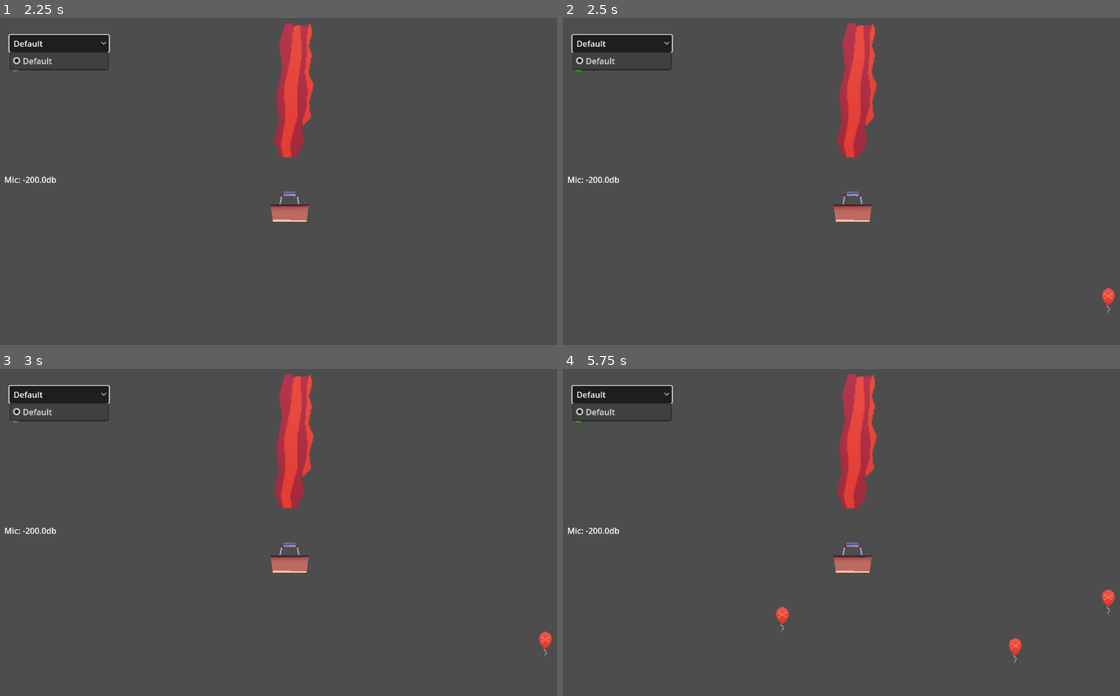
Above: before the commit, frames 1-4 (two rows, left to right).
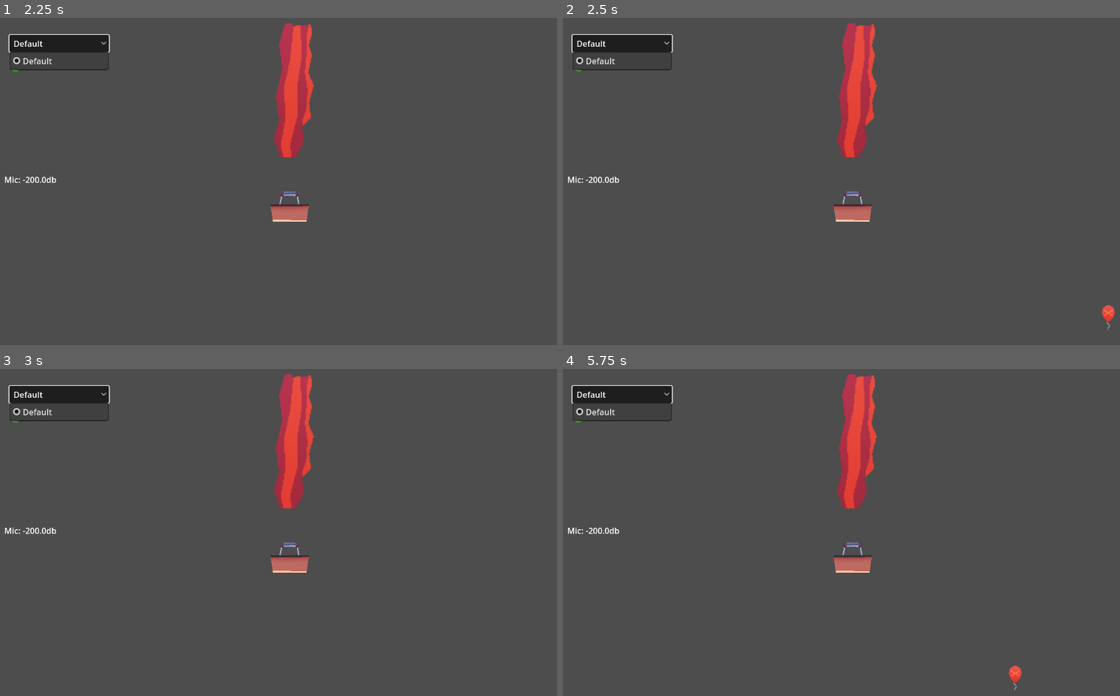
Above: after the commit, the same moments.

Repository: Fabianofski/minijam-191
Game: Godot game, scene res://scenes/game/game.tscn
Two runs of this game, one before a commit and one after it. Both use one fixed random seed, a clock stepped at 60 frames per second and the inputs below.
Inputs (mouse positions are in pixels of both pictures, inside the frame that each line leads up to):
- Up to frame 1 (2.25 s): click "Default" at 0.5 s; click "Default" at 1.25 s; click "Default" at 2 s
- Up to frame 2 (2.5 s): no input
- Up to frame 3 (3 s): move the mouse to (417, 512) at 2.77 s
- Up to frame 4 (5.75 s): move the mouse to (735, 545) at 3.52 s; move the mouse to (913, 457) at 4.27 s; move the mouse to (824, 597) at 5.02 s

Frame 1 is identical in both runs. In frame 2, 0.2% of the frame differs, in the area x 96-100%, y 82-96%; in frame 3, 0.1%; in frame 4, 0.4%, in the area x 38-100%, y 67-99%.

Commit message:
Add: lose condition and screen

Diff:
--- a/project.godot
+++ b/project.godot
@@ -23,6 +23,7 @@
 [autoload]
 
 MicControl="*res://scenes/game/mic_control/mic_control.tscn"
+SignalBus="*res://shared/signal_bus.gd"
 
 [rendering]
 
--- a/scenes/game/air_balloon/air_balloon.gd
+++ b/scenes/game/air_balloon/air_balloon.gd
@@ -1,4 +1,4 @@
-extends Node2D
+extends Area2D
 
 var mouse_pos: Vector2
 var diff: Vector2
@@ -15,3 +15,6 @@
 	var blow_strength = MicControl.get_blow_strength()
 	position.x -= diff.x * speed * delta * blow_strength
 	position.x = clamp(position.x, -bounds, bounds)
+
+func _on_body_entered(_body: Node2D) -> void:
+	SignalBus.game_over.emit()
--- a/scenes/game/air_balloon/air_balloon.tscn
+++ b/scenes/game/air_balloon/air_balloon.tscn
@@ -1,13 +1,21 @@
-[gd_scene load_steps=4 format=3 uid="uid://o1jhpwkep6qb"]
+[gd_scene load_steps=5 format=3 uid="uid://o1jhpwkep6qb"]
 
 [ext_resource type="Script" uid="uid://bqg5ick5ma6bq" path="res://scenes/game/air_balloon/air_balloon.gd" id="1_851m2"]
 [ext_resource type="Texture2D" uid="uid://dp7tref2b41ji" path="res://scenes/game/air_balloon/basket_spr.png" id="2_xf1nk"]
 [ext_resource type="Texture2D" uid="uid://cqbh1soyw1ii2" path="res://scenes/game/air_balloon/balloon_popped_spr.png" id="3_ivjlr"]
 
-[node name="AirBalloon" type="Node2D"]
+[sub_resource type="CapsuleShape2D" id="CapsuleShape2D_oaeym"]
+radius = 36.0
+height = 158.0
+
+[node name="AirBalloon" type="Area2D"]
 script = ExtResource("1_851m2")
 bounds = 500.0
 speed = 200.0
+
+[node name="CollisionShape2D" type="CollisionShape2D" parent="."]
+position = Vector2(1, -3)
+shape = SubResource("CapsuleShape2D_oaeym")
 
 [node name="basket" type="Sprite2D" parent="."]
 position = Vector2(0, 19)
@@ -19,3 +27,5 @@
 position = Vector2(0.153084, -174.928)
 scale = Vector2(2, 2)
 texture = ExtResource("3_ivjlr")
+
+[connection signal="body_entered" from="." to="." method="_on_body_entered"]
--- a/scenes/game/game.tscn
+++ b/scenes/game/game.tscn
@@ -1,12 +1,11 @@
-[gd_scene load_steps=4 format=3 uid="uid://ccx0v61gy2iva"]
+[gd_scene load_steps=5 format=3 uid="uid://ccx0v61gy2iva"]
 
 [ext_resource type="PackedScene" uid="uid://o1jhpwkep6qb" path="res://scenes/game/air_balloon/air_balloon.tscn" id="2_0sr1o"]
 [ext_resource type="PackedScene" uid="uid://2yc3fqjjaygw" path="res://scenes/game/mic_control/mic_control_menu.tscn" id="2_7h61r"]
 [ext_resource type="Script" uid="uid://xwmbvvw1e1nt" path="res://scenes/game/obstacles/obstacle_spawner.gd" id="3_0sr1o"]
+[ext_resource type="PackedScene" uid="uid://ctk44t6j570tc" path="res://scenes/game/lose_screen/lose_menu.tscn" id="4_kelw5"]
 
 [node name="Root" type="Node2D"]
-
-[node name="MicControlMenu" parent="." instance=ExtResource("2_7h61r")]
 
 [node name="Camera2D" type="Camera2D" parent="."]
 
@@ -16,3 +15,7 @@
 position = Vector2(0, 244)
 script = ExtResource("3_0sr1o")
 bounds_x = 500.0
+
+[node name="MicControlMenu" parent="." instance=ExtResource("2_7h61r")]
+
+[node name="LoseMenu" parent="." instance=ExtResource("4_kelw5")]
--- /dev/null
+++ b/scenes/game/lose_screen/lose.gd
@@ -0,0 +1,10 @@
+extends Control
+
+func _init():
+	SignalBus.game_over.connect(game_over)
+
+func game_over():
+	self.visible = true
+
+func restart():
+	get_tree().reload_current_scene()
--- /dev/null
+++ b/scenes/game/lose_screen/lose_menu.tscn
@@ -0,0 +1,47 @@
+[gd_scene load_steps=3 format=3 uid="uid://ctk44t6j570tc"]
+
+[ext_resource type="Script" uid="uid://bidpdj8tsjkdj" path="res://scenes/game/lose_screen/lose.gd" id="1_o1skj"]
+
+[sub_resource type="LabelSettings" id="LabelSettings_0sr1o"]
+font_size = 36
+
+[node name="LoseMenu" type="Control"]
+visible = false
+layout_mode = 3
+anchors_preset = 0
+offset_right = 1920.0
+offset_bottom = 1080.0
+script = ExtResource("1_o1skj")
+
+[node name="ColorRect" type="ColorRect" parent="."]
+layout_mode = 1
+anchors_preset = 15
+anchor_right = 1.0
+anchor_bottom = 1.0
+offset_left = -575.0
+offset_top = -324.0
+offset_right = -1345.0
+offset_bottom = -757.0
+grow_horizontal = 2
+grow_vertical = 2
+color = Color(1, 0.21, 0.21, 0.34902)
+
+[node name="Label" type="Label" parent="."]
+layout_mode = 0
+offset_left = -83.0
+offset_top = -102.0
+offset_right = 90.0
+offset_bottom = -37.0
+text = "YOU LOSE"
+label_settings = SubResource("LabelSettings_0sr1o")
+horizontal_alignment = 1
+
+[node name="Button" type="Button" parent="."]
+layout_mode = 0
+offset_left = -38.0
+offset_top = 4.0
+offset_right = 27.0
+offset_bottom = 35.0
+text = "Restart"
+
+[connection signal="button_down" from="Button" to="." method="restart"]
--- a/scenes/game/obstacles/obstacle.tscn
+++ b/scenes/game/obstacles/obstacle.tscn
@@ -1,12 +1,19 @@
-[gd_scene load_steps=3 format=3 uid="uid://df2edejk6rln2"]
+[gd_scene load_steps=4 format=3 uid="uid://df2edejk6rln2"]
 
 [ext_resource type="Script" uid="uid://dyfdqjg4jigp" path="res://scenes/game/obstacles/obstacle.gd" id="1_gsu56"]
 [ext_resource type="Texture2D" uid="uid://cqkp8hh1a05lm" path="res://scenes/game/obstacles/obstacle_balloon_spr.png" id="1_l4brk"]
 
-[node name="Obstacle" type="Node2D"]
+[sub_resource type="CircleShape2D" id="CircleShape2D_gsu56"]
+radius = 16.0312
+
+[node name="Obstacle" type="RigidBody2D"]
 script = ExtResource("1_gsu56")
 destroy_bounds = -500.0
 speed_multiplier = 30.0
 
 [node name="Sprite2D" type="Sprite2D" parent="."]
+position = Vector2(0, 10)
 texture = ExtResource("1_l4brk")
+
+[node name="CollisionShape2D" type="CollisionShape2D" parent="."]
+shape = SubResource("CircleShape2D_gsu56")
--- /dev/null
+++ b/shared/signal_bus.gd
@@ -0,0 +1,5 @@
+extends Node
+
+@warning_ignore_start("unused_signal")
+signal game_over()
+@warning_ignore_restore("unused_signal")
Not shown, added: scenes/game/lose_screen/lose.gd.uid
Not shown, added: shared/signal_bus.gd.uid
